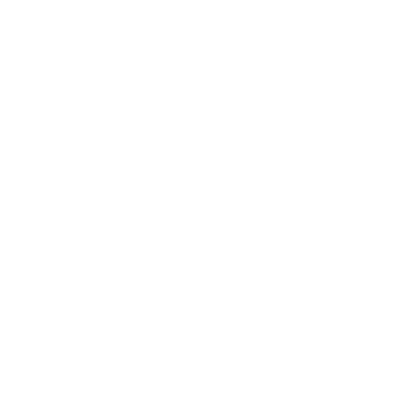
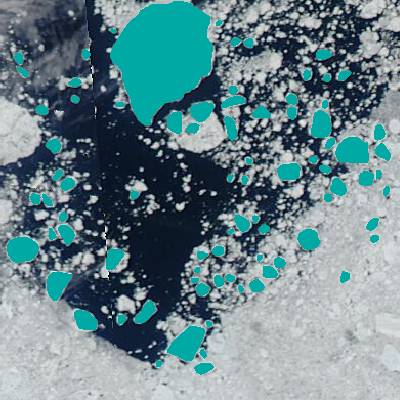
Revision of a layered 400 × 400 image; what changed, layer by layer:
painted on "ice floes" (2nd of 2) over [7, 1, 391, 375]
added layer "truecolor" above "Background" over [0, 0, 400, 400]
